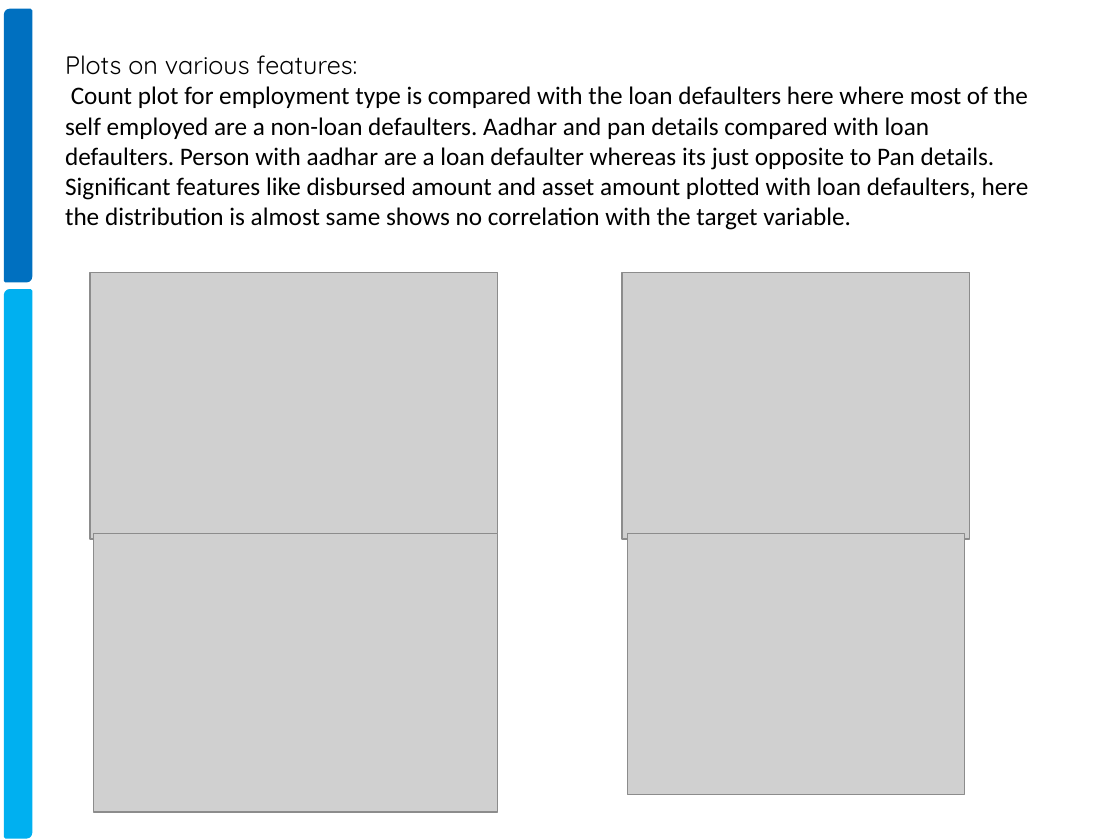
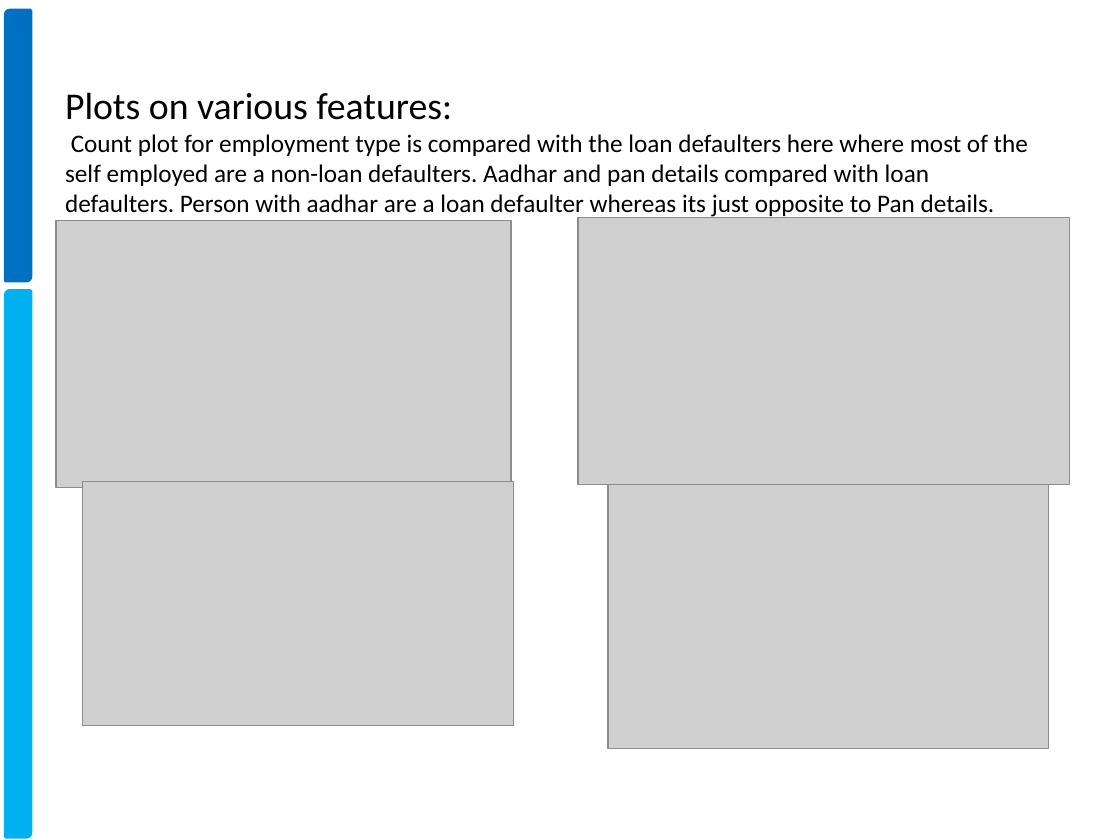
Before and after one commit to xavierigneous/Vehicle-Loan-Default-Prediction, a slide deck: slide 8 of Vehicle Loan Default Prediction.pptx. Drawn at 1120x840 pixels with LibreOffice and Linux fonts; fonts in the diff are those of the drawing; grey boxes stand for pictures; background and template pictures are left out. Boxes give left, top, right and bottom in pixels: in the first picture for what was removed or moved away, otherwise in the second. Text is boxed around its words. In the diff, an @@ line names an element or a change of style, - is before the commit and + after.

```diff
--- a/Vehicle Loan Default Prediction.pptx
+++ b/Vehicle Loan Default Prediction.pptx
@@ title at <box>65,92,1028,219</box>: text changed @@
-Plots on various features:
-Count plot for employment type is compared with the loan defaulters here where most of the self employed are a non-loan defaulters. Aadhar and pan details compared with loan defaulters. Person with aadhar are a loan defaulter whereas its just opposite to Pan details. Significant features like disbursed amount and asset amount plotted with loan defaulters, here the distribution is almost same shows no correlation with the target variable.
+Plots on various features:
+Count plot for employment type is compared with the loan defaulters here where most of the self employed are a non-loan defaulters. Aadhar and pan details compared with loan defaulters. Person with aadhar are a loan defaulter whereas its just opposite to Pan details.
@@ picture added at <box>56,221,511,487</box> @@
@@ picture: place and size @@
-picture at <box>622,272,969,539</box>
+picture at <box>578,218,1070,485</box>
@@ picture: place and size @@
-picture at <box>93,533,497,812</box>
+picture at <box>82,482,513,726</box>
@@ picture: place and size @@
-picture at <box>90,272,497,539</box>
+picture at <box>608,482,1048,748</box>
@@ picture removed at <box>627,533,964,794</box> @@
```
Also in this commit, not shown: 3 other slides changed.
